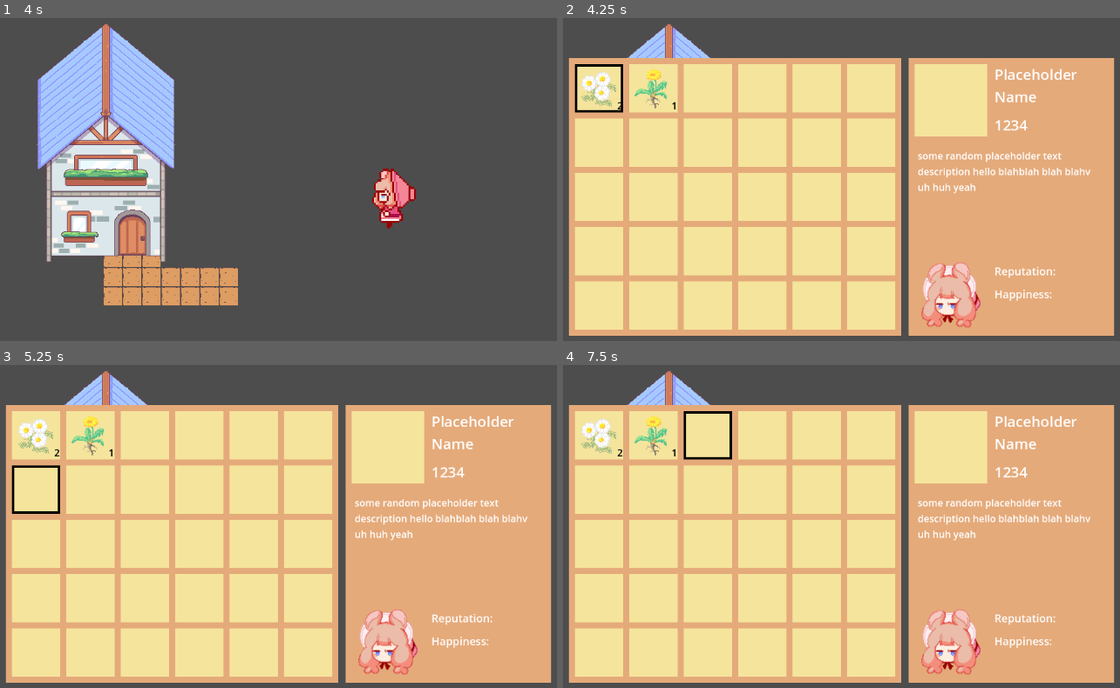
Above: before the commit, frames 1-4 (two rows, left to right).
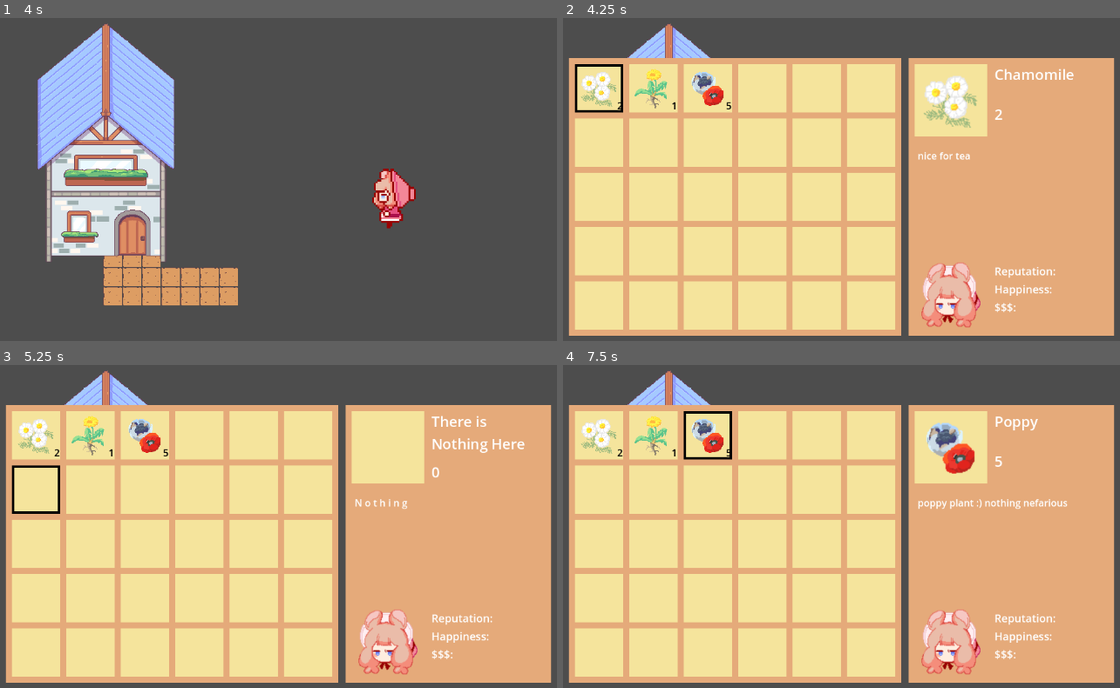
Above: after the commit, the same moments.

Repository: clara0/ApothecaryGame
Game: Godot game, scene res://scenes/main.tscn
The game is run twice, just before and just after one commit, with the same random seed, the same clock (stepped at 60 frames per second) and the same inputs.
Inputs:
- Up to frame 1 (4 s): tap Enter at 0.5 s; hold D (right) 0.53-1.28 s; hold S (down) 1.28-2.03 s; hold D (right) 2.03-2.78 s; hold W (up) 2.78-3.53 s; hold A (left) from 3.53 s (still down)
- Up to frame 2 (4.25 s): keep holding A (left); tap I (inventory) at 4.15 s
- Up to frame 3 (5.25 s): tap Space at 5 s; release A (left) at 5.03 s; hold S (down) from 5.03 s (still down)
- Up to frame 4 (7.5 s): tap Enter at 5.75, 7.25 s; release S (down) at 5.78 s; hold D (right) 5.78-6.53 s; tap Space at 6.5 s; hold W (up) 6.53-7.28 s; hold D (right) from 7.28 s (still down)

Frame 1 is identical in both runs. In frame 2, 2.9% of the frame differs, in the area x 23-95%, y 15-92%; in frame 3, 2.1%; in frame 4, 2.9%.

Commit message:
item in focus when inventory open displays in side panel

Diff:
--- a/inventory/items/chamomile.tres
+++ b/inventory/items/chamomile.tres
@@ -5,7 +5,6 @@
 
 [resource]
 script = ExtResource("1_a18yr")
-name = "chamomile"
+name = "Chamomile"
 texture = ExtResource("2_vip1j")
-quant = 3
 desc = "nice for tea"
--- a/inventory/items/dandelion.tres
+++ b/inventory/items/dandelion.tres
@@ -5,7 +5,6 @@
 
 [resource]
 script = ExtResource("1_fdab8")
-name = ""
+name = "Dandelion"
 texture = ExtResource("2_kxdhu")
-quant = 0
-desc = ""
+desc = "tanpopo"
--- a/inventory/items/poppy.tres
+++ b/inventory/items/poppy.tres
@@ -5,7 +5,6 @@
 
 [resource]
 script = ExtResource("1_uwd1t")
-name = "poppy"
+name = "Poppy"
 texture = ExtResource("2_k3kuq")
-quant = 0
-desc = "poppy plant"
+desc = "poppy plant :) nothing nefarious"
--- a/inventory/mat_inv_player.tres
+++ b/inventory/mat_inv_player.tres
@@ -1,9 +1,10 @@
-[gd_resource type="Resource" script_class="Inv" load_steps=7 format=3 uid="uid://ccnc7pxrcbm6c"]
+[gd_resource type="Resource" script_class="Inv" load_steps=9 format=3 uid="uid://ccnc7pxrcbm6c"]
 
 [ext_resource type="Script" path="res://inventory/inv_slot.gd" id="1_cx3ad"]
 [ext_resource type="Resource" uid="uid://deywg2jc0fhke" path="res://inventory/items/chamomile.tres" id="2_r2dgo"]
 [ext_resource type="Script" path="res://inventory/inventory.gd" id="2_vtbwh"]
 [ext_resource type="Resource" uid="uid://dddicmhcggj45" path="res://inventory/items/dandelion.tres" id="3_0obwj"]
+[ext_resource type="Resource" uid="uid://dua6onebj674r" path="res://inventory/items/poppy.tres" id="4_sallm"]
 
 [sub_resource type="Resource" id="Resource_vrrpd"]
 script = ExtResource("1_cx3ad")
@@ -15,7 +16,12 @@
 item = ExtResource("3_0obwj")
 quant = 1
 
+[sub_resource type="Resource" id="Resource_sp0gh"]
+script = ExtResource("1_cx3ad")
+item = ExtResource("4_sallm")
+quant = 5
+
 [resource]
 script = ExtResource("2_vtbwh")
 name = ""
-inv_slots = Array[ExtResource("1_cx3ad")]([SubResource("Resource_vrrpd"), SubResource("Resource_k2exe")])
+inv_slots = Array[ExtResource("1_cx3ad")]([SubResource("Resource_vrrpd"), SubResource("Resource_k2exe"), SubResource("Resource_sp0gh")])
--- /dev/null
+++ b/scenes/inventory/inv_detail.gd
@@ -0,0 +1,23 @@
+extends Control
+
+@onready var image: Sprite2D = \
+	$Detail/MarginContainer/VBoxContainer/FocusItem/Icon/Control/Item
+@onready var name_label: Label = \
+	$Detail/MarginContainer/VBoxContainer/FocusItem/VSplitContainer/Name
+@onready var quantity: Label = \
+	$Detail/MarginContainer/VBoxContainer/FocusItem/VSplitContainer/Quantity
+@onready var desc: Label = \
+	$Detail/MarginContainer/VBoxContainer/ItemDesc/Desc
+
+
+func load_slot(slot: InvSlot) -> void:
+	if slot == null:
+		image.texture = null
+		name_label.text = "There is Nothing Here"
+		quantity.text = "0"
+		desc.text = "N o t h i n g"
+		return
+	image.texture = slot.item.texture
+	name_label.text = slot.item.name
+	quantity.text = str(slot.quant)
+	desc.text = slot.item.desc
--- a/scenes/inventory/inv_detail.tscn
+++ b/scenes/inventory/inv_detail.tscn
@@ -52,6 +52,8 @@
 offset_bottom = 40.0
 
 [node name="Item" type="Sprite2D" parent="Detail/MarginContainer/VBoxContainer/FocusItem/Icon/Control"]
+scale = Vector2(1.5, 1.5)
+centered = false
 
 [node name="VSplitContainer" type="VSplitContainer" parent="Detail/MarginContainer/VBoxContainer/FocusItem"]
 layout_mode = 2
@@ -108,7 +110,10 @@
 layout_mode = 2
 split_offset = 10
 
-[node name="Reputation" type="Label" parent="Detail/MarginContainer/VBoxContainer/BonnieStats/MarginContainer/Stats"]
+[node name="Stats2" type="VBoxContainer" parent="Detail/MarginContainer/VBoxContainer/BonnieStats/MarginContainer"]
+layout_mode = 2
+
+[node name="Reputation" type="Label" parent="Detail/MarginContainer/VBoxContainer/BonnieStats/MarginContainer/Stats2"]
 custom_minimum_size = Vector2(190, 0)
 layout_mode = 2
 size_flags_vertical = 0
@@ -116,9 +121,16 @@
 text = "Reputation:"
 autowrap_mode = 2
 
-[node name="Happiness" type="Label" parent="Detail/MarginContainer/VBoxContainer/BonnieStats/MarginContainer/Stats"]
+[node name="Happiness" type="Label" parent="Detail/MarginContainer/VBoxContainer/BonnieStats/MarginContainer/Stats2"]
 layout_mode = 2
 size_flags_vertical = 0
 theme_override_font_sizes/font_size = 18
 text = "Happiness:
 "
+
+[node name="Money" type="Label" parent="Detail/MarginContainer/VBoxContainer/BonnieStats/MarginContainer/Stats2"]
+layout_mode = 2
+size_flags_vertical = 0
+theme_override_font_sizes/font_size = 18
+text = "$$$:
+"
--- a/scenes/inventory/player_inv.gd
+++ b/scenes/inventory/player_inv.gd
@@ -12,6 +12,7 @@
 
 @onready var inv = preload("res://inventory/mat_inv_player.tres")
 @onready var slots: Array = $HSplitContainer/Inventory/GridContainer.get_children()
+@onready var detail: Control = $HSplitContainer/Detail
 
 var is_open: bool = false
 var focus_slot: int = 0
@@ -65,10 +66,10 @@
 	slots[focus_slot].focus_off()
 	focus_slot = 0
 	slots[focus_slot].focus_on()
+	detail.load_slot(slots[focus_slot].get_slot())
 
 	visible = true
 	is_open = true
-
 
 
 func browse(action: Action) -> void:
@@ -87,3 +88,4 @@
 	focus_slot %= row_len * num_rows
 	slots[old_slot].focus_off()
 	slots[focus_slot].focus_on()
+	detail.load_slot(slots[focus_slot].get_slot())
--- a/scenes/inventory/player_inv.tscn
+++ b/scenes/inventory/player_inv.tscn
@@ -1,8 +1,9 @@
-[gd_scene load_steps=5 format=3 uid="uid://w1u8cbkwbqho"]
+[gd_scene load_steps=6 format=3 uid="uid://w1u8cbkwbqho"]
 
 [ext_resource type="Script" path="res://scenes/inventory/player_inv.gd" id="1_mqmqm"]
 [ext_resource type="Texture2D" uid="uid://c68y3kmdv6gci" path="res://graphics/ui/sad_inv_bgd.png" id="2_h5fxq"]
 [ext_resource type="PackedScene" uid="uid://ci45byn7gpeqr" path="res://scenes/inventory/slot.tscn" id="3_dtvsx"]
+[ext_resource type="Script" path="res://scenes/inventory/inv_detail.gd" id="5_55ho3"]
 [ext_resource type="PackedScene" uid="uid://b401p3j1k6oaa" path="res://scenes/inventory/inv_detail.tscn" id="5_sonl1"]
 
 [node name="player_inv" type="Control"]
@@ -153,3 +154,4 @@
 [node name="Detail" parent="HSplitContainer" instance=ExtResource("5_sonl1")]
 custom_minimum_size = Vector2(340, 460)
 layout_mode = 2
+script = ExtResource("5_55ho3")
--- a/scenes/inventory/slot.gd
+++ b/scenes/inventory/slot.gd
@@ -3,6 +3,7 @@
 @onready var item_img: Sprite2D = $Control/Item
 @onready var focus: Sprite2D = $Focus
 @onready var item_quant: Label = $Quantity
+var _inv_slot: InvSlot
 
 
 func _ready() -> void:
@@ -14,9 +15,14 @@
 		item_img.visible = false
 		item_quant.text = ""
 	else:
+		_inv_slot = item_slot
 		item_img.visible = true
 		item_img.texture = item_slot.item.texture
 		item_quant.text = str(item_slot.quant)
+
+
+func get_slot() -> InvSlot:
+	return _inv_slot
 
 
 func focus_on() -> void:
